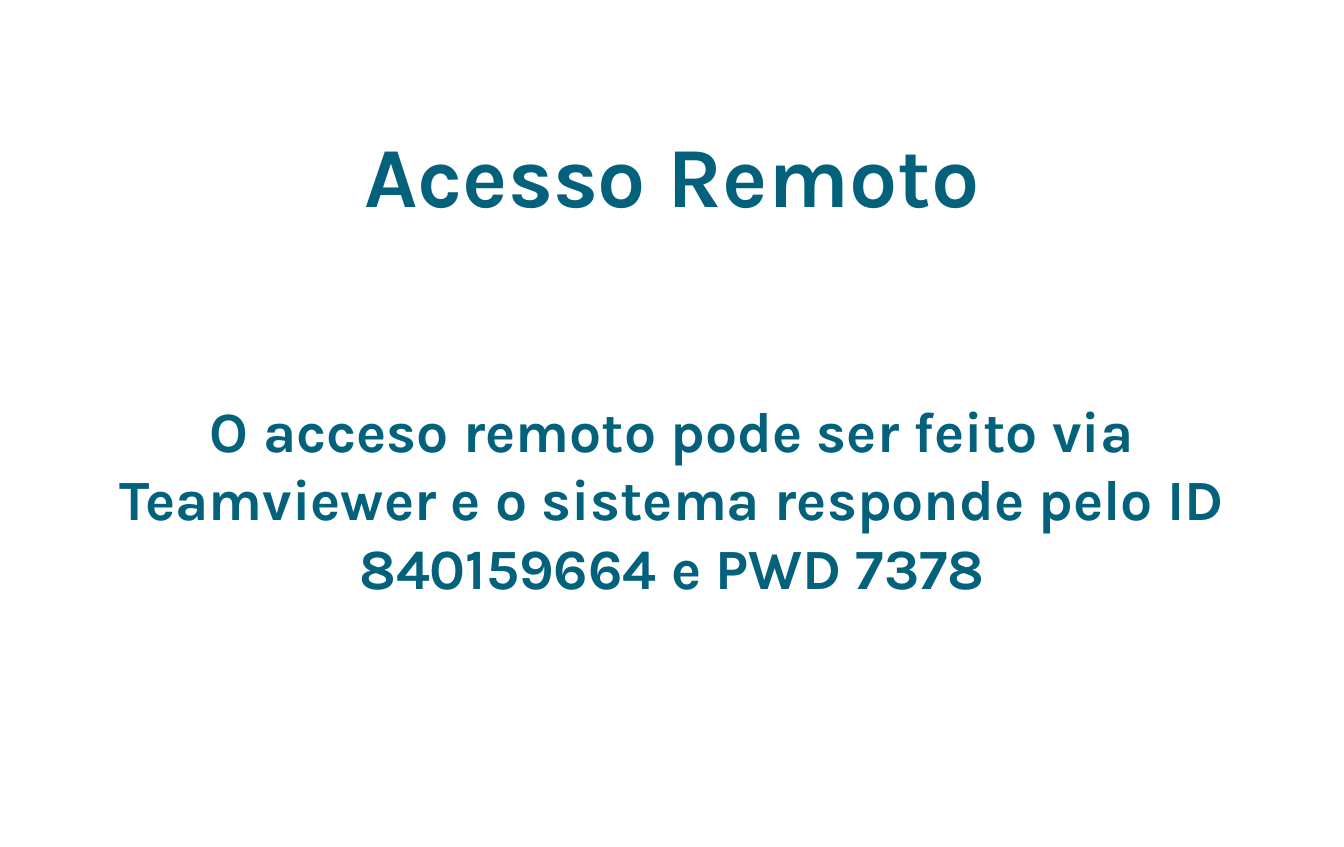
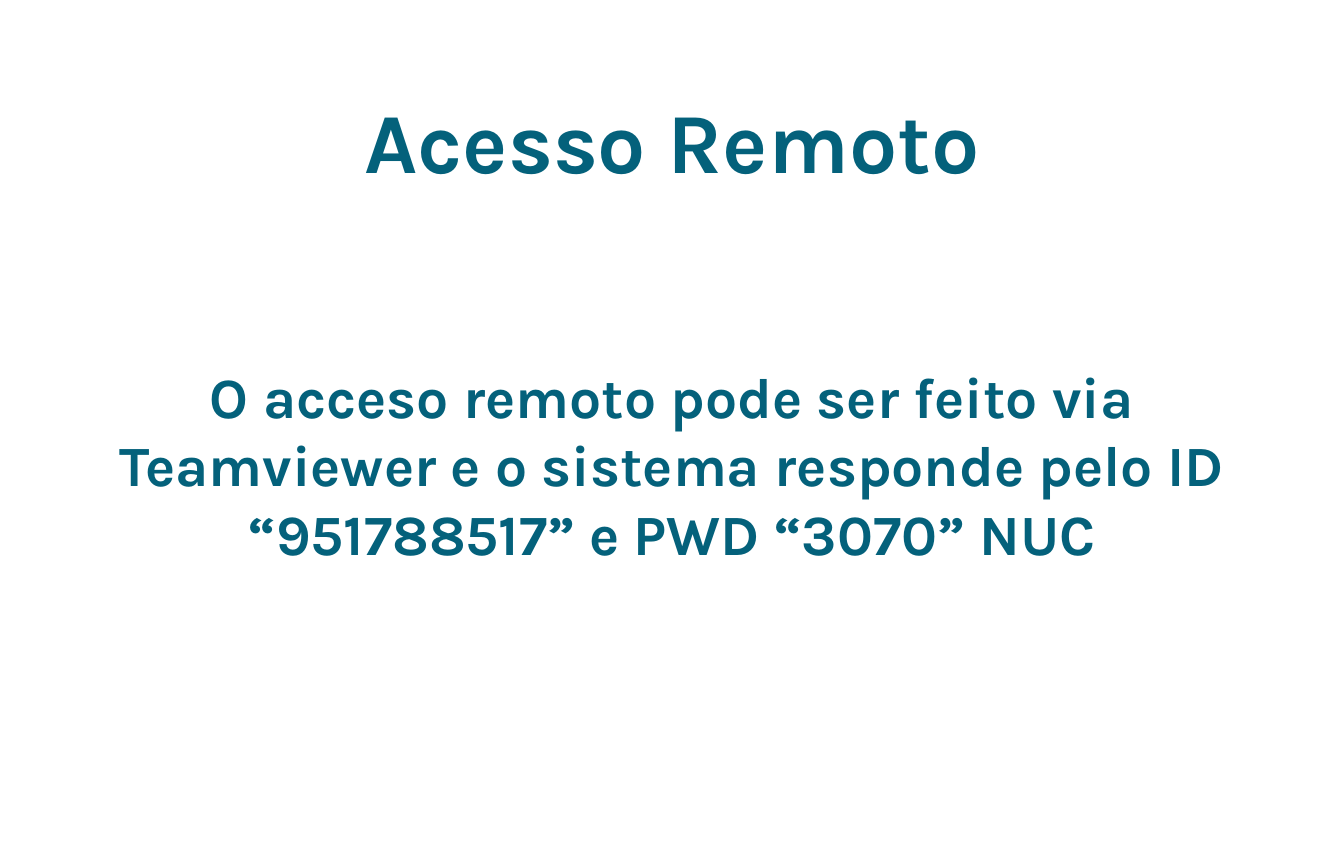
Before and after one commit to AlverGant/ffmpeg_dvr, a slide deck: slide 4 of Atencao_da_Audiencia.odp. Drawn at 1344x847 pixels with LibreOffice and Linux fonts; fonts in the diff are those of the drawing; background and template pictures are left out. Boxes give left, top, right and bottom in pixels: in the first picture for what was removed or moved away, otherwise in the second. Text is boxed around its words. In the diff, an @@ line names an element or a change of style, - is before the commit and + after.

```diff
--- a/Atencao_da_Audiencia.odp
+++ b/Atencao_da_Audiencia.odp
@@ subtitle at (120, 377, 1223, 556): text changed @@
-O acceso remoto pode ser feito via Teamviewer e o sistema responde pelo ID 840159664 e PWD 7378
+O acceso remoto pode ser feito via Teamviewer e o sistema responde pelo ID “951788517” e PWD “3070” NUC
```
Also in this commit, not shown: 1 other file.
